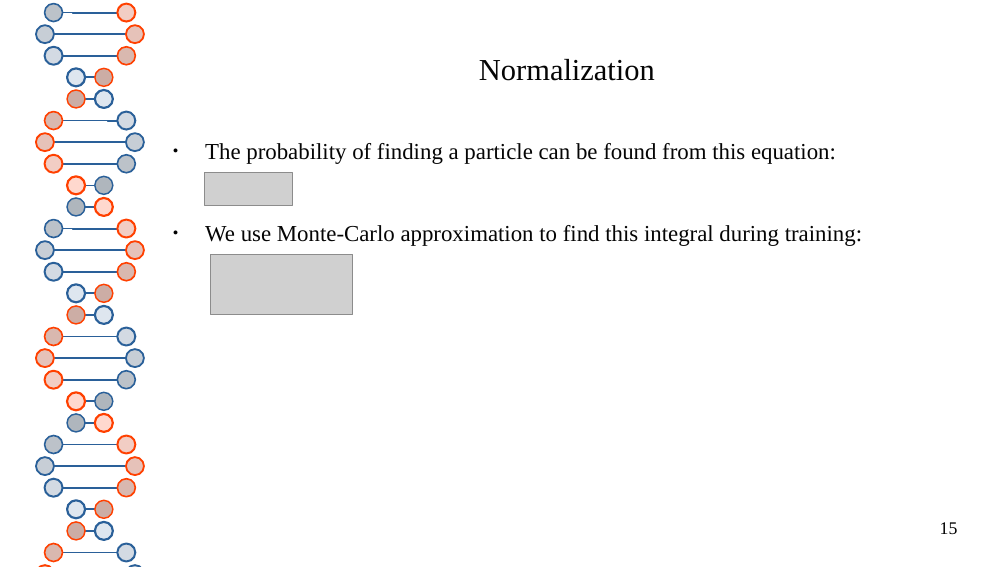
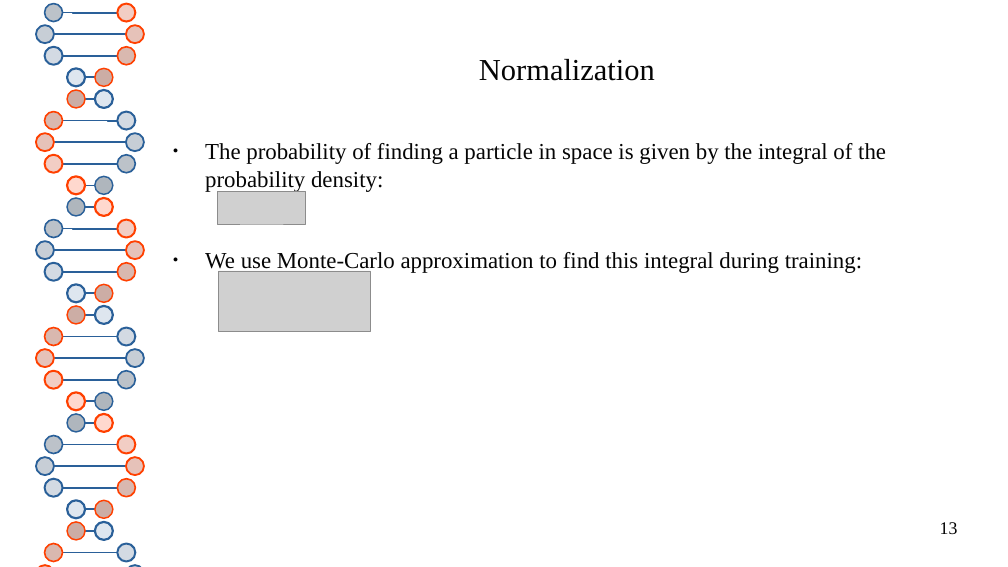
Before and after one commit to thash-jkr/Schrodinger-PINN, a slide deck: slide 13 of report/progress_presentation.odp (slide 15 before the commit). Drawn at 1008x567 pixels with LibreOffice and Linux fonts; fonts in the diff are those of the drawing; grey boxes stand for pictures. Boxes give left, top, right and bottom in pixels: in the first picture for what was removed or moved away, otherwise in the second. Text is boxed around its words. In the diff, an @@ line names an element or a change of style, - is before the commit and + after.

```diff
--- a/report/progress_presentation.odp
+++ b/report/progress_presentation.odp
@@ text at [205, 143, 886, 192]: text changed @@
-● The probability of finding a particle can be found from this equation:
+● The probability of finding a particle in space is given by the integral of the probability density:
@@ picture: place and size @@
-picture at [204, 173, 292, 206]
+picture at [218, 191, 306, 224]
@@ picture: place and size @@
-picture at [210, 254, 353, 315]
+picture at [219, 271, 370, 331]
@@ page number at [940, 522, 958, 534]: text changed @@
-15
+13
```
Also in this commit, not shown: 15 other slides changed, 3 slides added, 6 slides removed, 5 other files.
